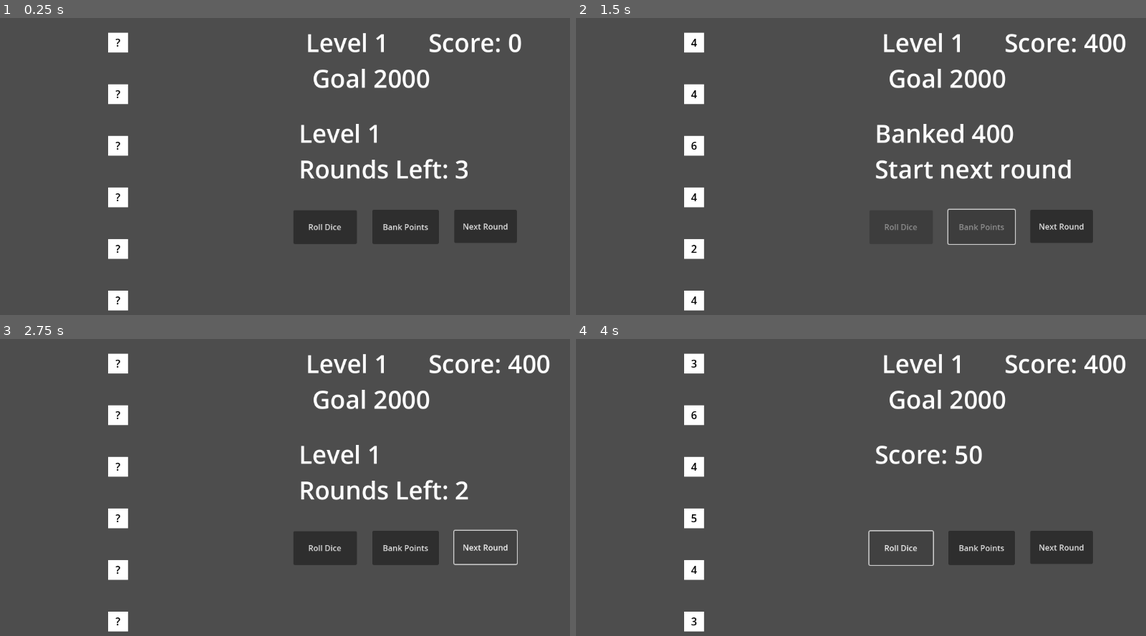
Above: before the commit, frames 1-4 (two rows, left to right).
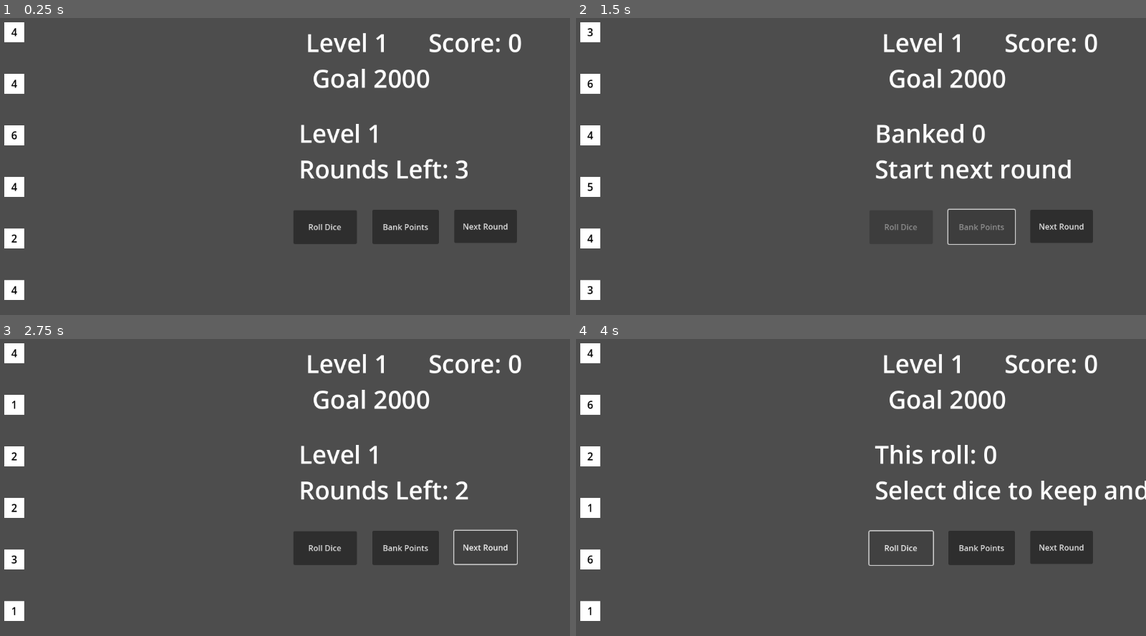
Above: after the commit, the same moments.

Repository: patrickbeekman/farkill
Game: Godot game, scene res://scenes/Main.tscn
Same seed, same stepped clock (60 frames per second), same inputs: the game is played once before the commit and once after it.
Inputs:
- Up to frame 1 (0.25 s): no input
- Up to frame 2 (1.5 s): click "Roll Dice" at 0.5 s; click "Bank Points" at 1.25 s
- Up to frame 3 (2.75 s): click "Next Round" at 2 s
- Up to frame 4 (4 s): click "Next Round" at 2.75 s; click "Roll Dice" at 3.5 s

The runs differ from the first frame. In frame 1, 2.8% of the frame differs, in the area x 0-23%, y 1-99%; in frame 2, 3.3%; in frame 3, 3.1%; in frame 4, 4.9%, in the area x 0-100%, y 1-99%.

Commit message:
added ability to select dice and move them to a scoring container. Further built out and extended the scoring system

Diff:
--- a/Die.gd
+++ b/Die.gd
@@ -1,7 +1,33 @@
 extends Control
 
 var value: int = 0
+var is_kept := false
 
 func roll():
 	value = randi() % 6 + 1
 	$ValueLabel.text = str(value)
+
+func _ready():
+	$ValueLabel.text = str(value)
+	self.gui_input.connect(_on_gui_input)
+
+#func _on_gui_input(event):
+	#if event is InputEventMouseButton and event.pressed:
+		#toggle_keep()
+func _on_gui_input(event):
+	if event is InputEventMouseButton and event.pressed:
+		var main = get_tree().root.get_node("Main")
+		main.move_die_to_selected(self)
+
+func toggle_keep():
+	var parent = get_parent()
+	var main = get_node("/root/Main")
+
+	if is_kept:
+		main.get_node("VBoxContainer/RollContainer").add_child(self)
+		is_kept = false
+		modulate = Color(1, 1, 1)  # white
+	else:
+		main.get_node("VBoxContainer/KeptContainer").add_child(self)
+		is_kept = true
+		modulate = Color(0.7, 1, 0.7)  # green tint
--- a/Main.gd
+++ b/Main.gd
@@ -1,13 +1,14 @@
 extends Control
 
 @onready var roll_button = $RollButton
-@onready var dice_container = $DiceContainer
+@onready var dice_container = $VBoxContainer/RollContainer
+@onready var kept_container = $VBoxContainer/KeptContainer
 
 const DIE_SCENE = preload("res://scenes/Die.tscn")
 const NUM_DICE = 6
 
 var dice_instances = []
-var turn_score := 0
+var newly_kept_dice = []
 var total_score := 0
 
 var current_level := 1
@@ -27,22 +28,25 @@
 
 
 func _on_roll_pressed():
-	for die in dice_instances:
+	newly_kept_dice.clear()
+	var roll_container = $VBoxContainer/RollContainer
+	var unkept_dice = roll_container.get_children()
+
+	for die in unkept_dice:
 		die.roll()
 
-	var cur_roll_score = calculate_score()
-
-	if cur_roll_score == 0:
+	if !has_valid_score(unkept_dice):
 		_fark()
 		return
 
-	turn_score += cur_roll_score
-	$ScoreLabel.text = "Score: " + str(turn_score)
+	var current_roll_score = calculate_score(newly_kept_dice)
+	$ScoreLabel.text = "This roll: " + str(current_roll_score) + "\nSelect dice to keep and press Bank"
 
 
-func calculate_score() -> int:
+
+func calculate_score(dice_to_score: Array) -> int:
 	var counts = {}
-	for die in dice_instances:
+	for die in dice_to_score:
 		var val = die.value
 		counts[val] = counts.get(val, 0) + 1
 
@@ -57,7 +61,7 @@
 				current_score += 1000
 			else:
 				current_score += val * 100
-			count -= 3  # Subtract triple
+			count -= 3
 
 		# Remaining 1s or 5s
 		if val == 1:
@@ -68,29 +72,51 @@
 	return current_score
 
 func _on_bank_pressed():
-	total_score += turn_score
+	var kept_dice = kept_container.get_children()
+	var banked_score = calculate_score(kept_dice)
+	total_score += banked_score
 	rounds_left -= 1
+
 	if total_score >= goal_score:
 		_next_level()
 	else:
-		$ScoreLabel.text = "Banked " + str(turn_score)
+		$ScoreLabel.text = "Banked " + str(banked_score)
 		$RoundScoreLabel.text = "Score: " + str(total_score)
 		_end_round()
 
+
 func _reset_dice():
+	var roll_container = $VBoxContainer/RollContainer
+	var selected_container = $VBoxContainer/SelectedDiceContainer
+
 	for die in dice_instances:
-		die.value = 0
-		die.get_node("ValueLabel").text = "?"
+		# Ensure die is moved back to roll container if it's not already there
+		if die.get_parent() != roll_container:
+			die.get_parent().remove_child(die)
+			roll_container.add_child(die)
+
+		# Reset visual and state
+		die.is_kept = false
+		die.modulate = Color(1, 1, 1)
+		die.roll()
+	newly_kept_dice.clear()
+
+func has_valid_score(dice_to_check: Array) -> bool:
+	return calculate_score(dice_to_check) > 0
 
 func _fark():
 	$ScoreLabel.text = "FARK!!!"
-	turn_score = 0
 	rounds_left -= 1
 	_end_round()
 
+func move_die_to_selected(die: Node):
+	if die.get_parent() == dice_container:
+		dice_container.remove_child(die)
+		kept_container.add_child(die)
+		newly_kept_dice.append(die)
+
 
 func start_round():
-	turn_score = 0
 	$ScoreLabel.text = "Level " + str(current_level) + "\nRounds Left: " + str(rounds_left)
 	$ActionButtons/BankButton.disabled = false
 	$RollButton.disabled = false
@@ -101,11 +127,10 @@
 	goal_score += 1000  # dynamic scaling
 	rounds_left = 3
 	total_score = 0
-	turn_score = 0
 
 	$LevelLabel.text = "Level " + str(current_level) + "\nGoal " + str(goal_score)
 	$RoundScoreLabel.text = "Score: " + str(total_score)
-	$ScoreLabel.text = "Level up! Now Level " + str(current_level) + " – Goal: " + str(goal_score)
+	$ScoreLabel.text = "Level up!"
 	$ActionButtons/BankButton.disabled = false
 	$RollButton.disabled = false
 	_reset_dice()
@@ -118,6 +143,6 @@
 		if total_score >= goal_score:
 			_next_level()
 		else:
-			$ScoreLabel.text += "\n\nGAME OVER! You needed " + str(goal_score)
+			$ScoreLabel.text += "\nGAME OVER! You needed " + str(goal_score)
 	else:
 		$ScoreLabel.text += "\nStart next round"
--- a/scenes/Main.tscn
+++ b/scenes/Main.tscn
@@ -20,13 +20,6 @@
 offset_right = 723.0
 offset_bottom = 473.0
 text = "Roll Dice"
-
-[node name="DiceContainer" type="VBoxContainer" parent="."]
-layout_mode = 0
-offset_left = 222.0
-offset_top = 47.0
-offset_right = 609.0
-offset_bottom = 614.0
 
 [node name="ScoreLabel" type="Label" parent="."]
 layout_mode = 0
@@ -72,6 +65,23 @@
 theme_override_font_sizes/font_size = 50
 text = "Level 1"
 
+[node name="VBoxContainer" type="VBoxContainer" parent="."]
+layout_mode = 0
+offset_left = 13.0
+offset_top = 26.0
+offset_right = 451.0
+offset_bottom = 516.0
+
+[node name="RollContainer" type="VBoxContainer" parent="VBoxContainer"]
+custom_minimum_size = Vector2(100, 100)
+layout_mode = 2
+size_flags_horizontal = 0
+
+[node name="KeptContainer" type="HBoxContainer" parent="VBoxContainer"]
+custom_minimum_size = Vector2(100, 100)
+layout_mode = 2
+size_flags_horizontal = 8
+
 [connection signal="pressed" from="RollButton" to="." method="_on_roll_pressed"]
 [connection signal="pressed" from="ActionButtons/BankButton" to="." method="_on_bank_pressed"]
 [connection signal="pressed" from="NextRound" to="." method="start_round"]
Not shown, changed: .DS_Store
